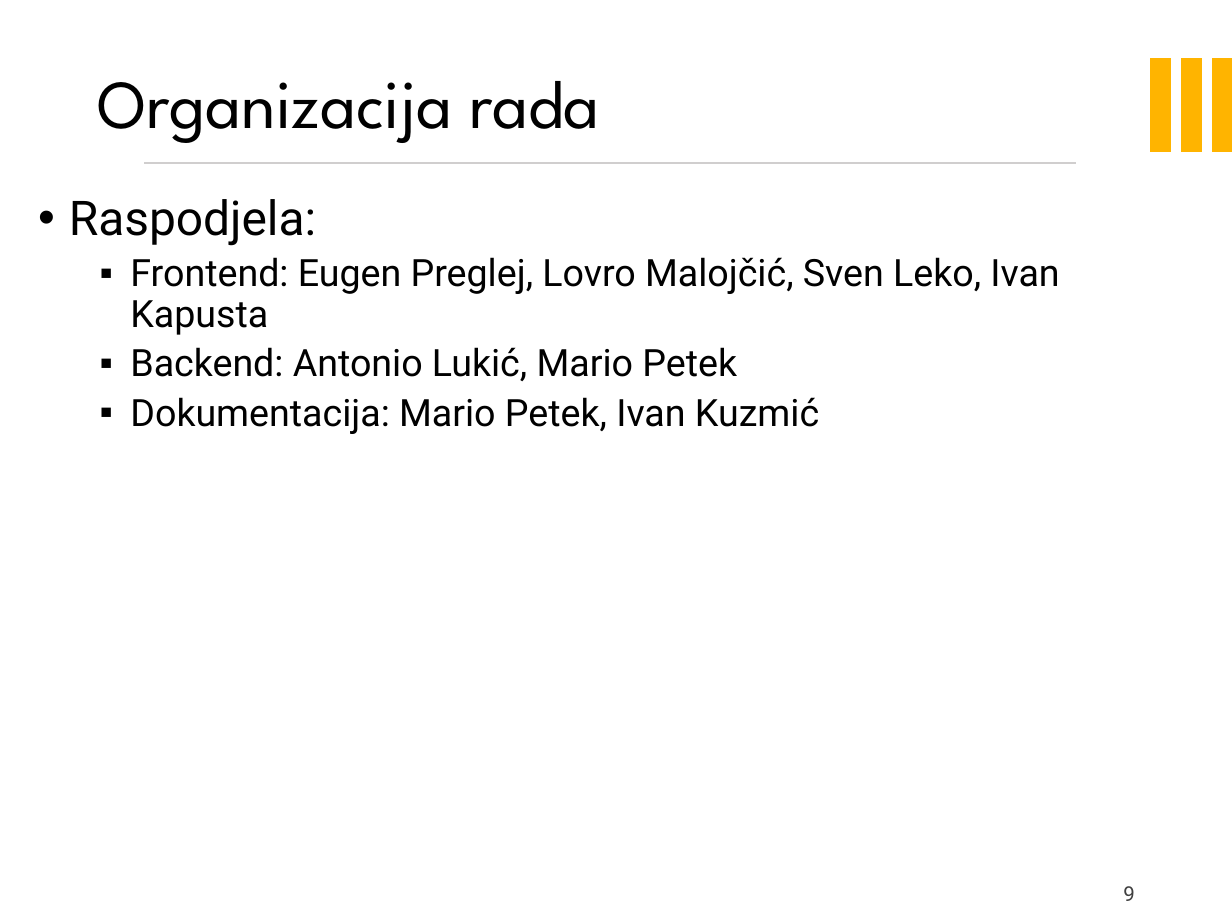
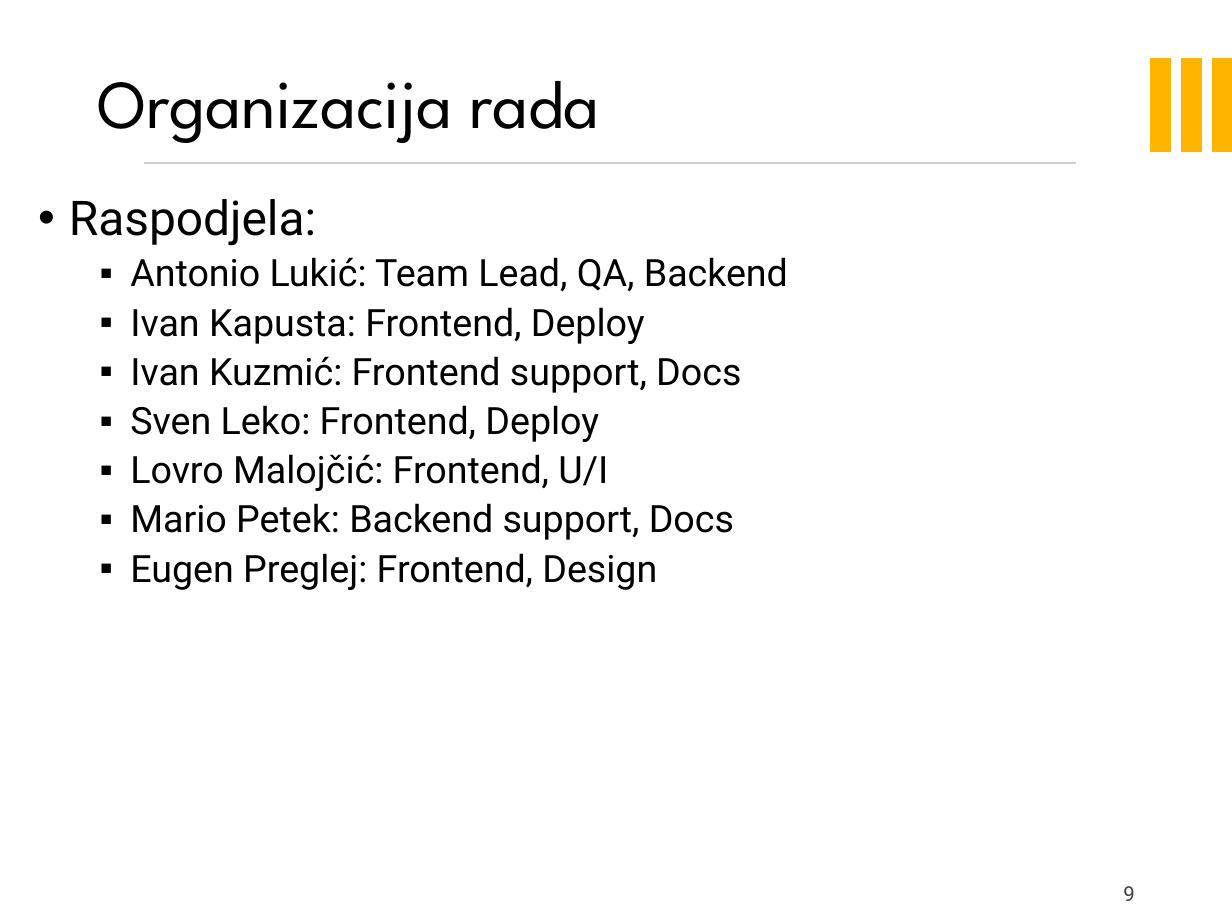
Before and after one commit to sleko01/cuvari-pasa, a slide deck: slide 9 of PrezentacijaProjekata.pptx. Drawn at 1232x924 pixels with LibreOffice and Linux fonts; fonts in the diff are those of the drawing; background and template pictures are left out. Boxes give left, top, right and bottom in pixels: in the first picture for what was removed or moved away, otherwise in the second. Text is boxed around its words. In the diff, an @@ line names an element or a change of style, - is before the commit and + after.

Commit message:
Dodana zavrsna verzija prezentacije

```diff
--- a/PrezentacijaProjekata.pptx
+++ b/PrezentacijaProjekata.pptx
@@ text at [130,257,788,590]: text changed @@
-  ▪ Frontend: Eugen Preglej, Lovro Malojčić, Sven Leko, Ivan Kapusta
-  ▪ Backend: Antonio Lukić, Mario Petek
-  ▪ Dokumentacija: Mario Petek, Ivan Kuzmić
+  ▪ Antonio Lukić: Team Lead, QA, Backend
+  ▪ Ivan Kapusta: Frontend, Deploy
+  ▪ Ivan Kuzmić: Frontend support, Docs
+  ▪ Sven Leko: Frontend, Deploy
+  ▪ Lovro Malojčić: Frontend, U/I
+  ▪ Mario Petek: Backend support, Docs
+  ▪ Eugen Preglej: Frontend, Design
```
